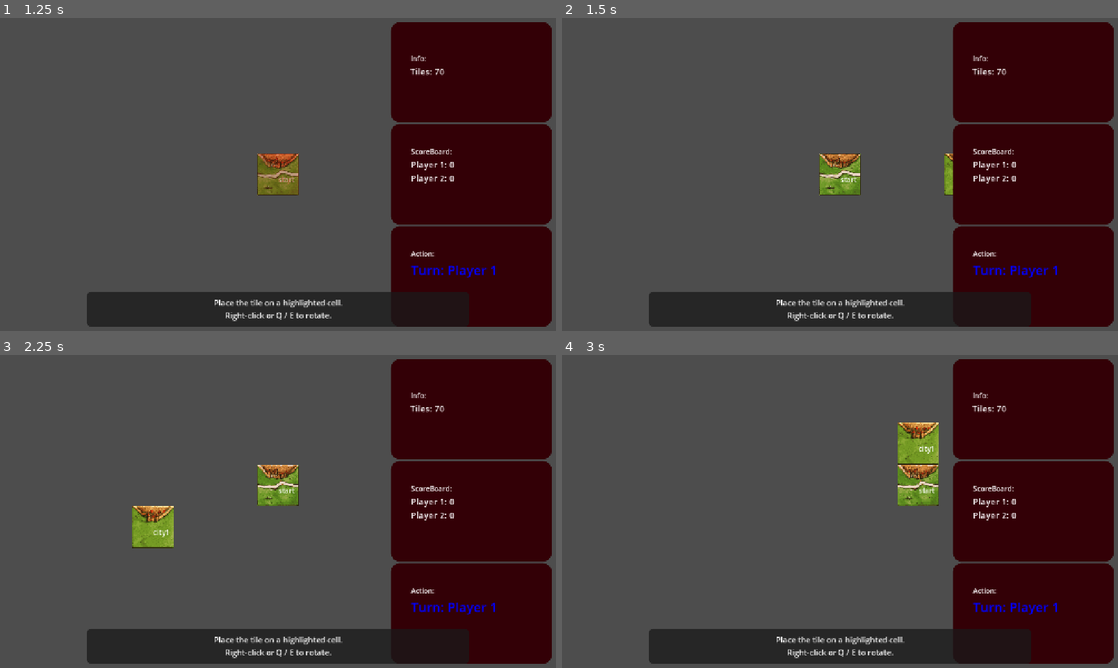
Above: before the commit, frames 1-4 (two rows, left to right).
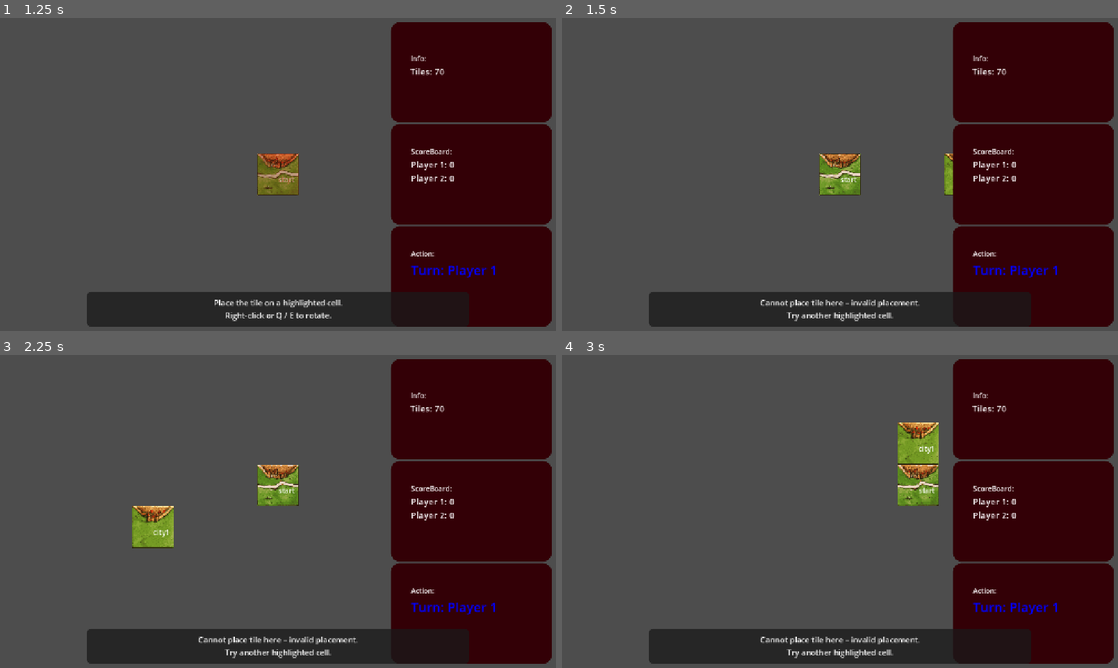
Above: after the commit, the same moments.

Repository: mrssd/Carcassonne
Game: Godot game, scene res://scenes/menu/mainMenu.tscn
The game is run twice, just before and just after one commit, with the same random seed, the same clock (stepped at 60 frames per second) and the same inputs.
Inputs (mouse positions are in pixels of both pictures, inside the frame that each line leads up to):
- Up to frame 1 (1.25 s): click "Play Now" at 0.5 s
- Up to frame 2 (1.5 s): tap Enter at 1.25 s; move the mouse to (962, 158) at 1.27 s; tap Space at 1.35 s; click (962, 158) at 1.42 s
- Up to frame 3 (2.25 s): tap Space at 1.52, 1.82, 2 s; move the mouse to (166, 527) at 2.02 s; tap S (cam_down) at 2.1 s; click (166, 527) at 2.17 s
- Up to frame 4 (3 s): tap Space at 2.27, 2.3, 2.57 s; tap Enter at 2.75 s; move the mouse to (895, 442) at 2.77 s; hold A (cam_left) from 2.78 s (still down); click (895, 442) at 2.92 s

Frame 1 is identical in both runs. In frame 2, 0.6% of the frame differs, in the area x 35-65%, y 90-97%; in frame 3, 0.6%; in frame 4, 0.6%.

Commit message:
Updating & Generalizing the Hint System in UI Manager from phase based to Generalized version + adding hint messages to TurnSystem

Diff:
--- a/scripts/core/TurnSystem.gd
+++ b/scripts/core/TurnSystem.gd
@@ -25,6 +25,7 @@
 @onready var board = $"../Board"
 @onready var game_manager = $"../GameManager"
 @onready var score_system = $"../ScoreSystem"
+@onready var UI_manager = $"../UI/UIPanel"
 
 var tile_deck: TileDeck
 var current_drawn_tile: Tile = null
@@ -89,6 +90,7 @@
 
 	var tile_data: CarcassonneTileData = tile_deck.draw_next_tile()
 	if tile_data == null:
+		UI_manager.show_hint("Game Over! No more tiles in the deck.")
 		print("No more tiles to draw. Game over!")
 		game_active = false
 		score_system.score_end_game(board)
@@ -108,6 +110,7 @@
 
 	phase = TurnPhase.PLACE_TILE
 	phase_changed.emit(phase)
+	UI_manager.show_hint("Place the tile on a highlighted cell.\nRight-click or Q / E to rotate.")
 	tile_deck.print_draw_pile()
 	print("Tile drawn for", get_current_player())
 	print("Place tile")
@@ -144,8 +147,10 @@
 		show_possible_placements([])
 		phase = TurnPhase.PLACE_MEEPLE
 		Meeple.show_placement_hints(last_placed_tile)
+		UI_manager.show_hint("Click a meeple position or press SPACE to skip.")
 		print("Tile placed. Left-click on this tile to place meeple, or press space to skip.")
 	else:
+		UI_manager.show_hint("Cannot place tile here – invalid placement.\nTry another highlighted cell.")
 		print("Cannot place tile here – invalid placement.")
 
 func place_meeple(world_click: Vector2) -> void:
@@ -153,10 +158,12 @@
 	var info = temp.get_placement_feature(last_placed_tile, world_click)
 	temp.free()
 	if score_system.is_segment_claimed(board, last_placed_cell, info["feature"]):
+		UI_manager.show_hint("That feature is already claimed")
 		print("That feature is already claimed.")
 		return
 	var placed = Meeple.try_place_on_board(board, last_placed_tile, world_click, current_player_index, remaining_meeples, MEEPLE_SCENE)
 	if placed:
+		UI_manager.show_hint("Meeple placed! Turn ending...")
 		Meeple.hide_placement_hints(last_placed_tile)
 		end_meeple_phase()
 
@@ -202,6 +209,7 @@
 		if event is InputEventMouseButton and event.pressed and event.button_index == MOUSE_BUTTON_LEFT:
 			place_meeple(board.get_global_mouse_position())
 		elif event is InputEventKey and event.pressed and event.keycode == KEY_SPACE:
+			UI_manager.show_hint("Skipping meeple placement. Turn ending...")
 			print("Skipping meeple placement")
 			Meeple.hide_placement_hints(last_placed_tile)
 			end_meeple_phase()
--- a/scripts/core/UIManager.gd
+++ b/scripts/core/UIManager.gd
@@ -18,10 +18,6 @@
 	Color.ORANGE,
 ]
 
-const PHASE_HINTS = {
-	1: "Place the tile on a highlighted cell.\nRight-click or Q / E to rotate.",
-	2: "Click a dot to place a meeple on a feature.\nPress S to skip.",
-}
 
 var hint_label: Label
 
@@ -34,7 +30,6 @@
 func _setup_connections() -> void:
 	if turn_system:
 		turn_system.turn_changed.connect(_on_turn_changed)
-		turn_system.phase_changed.connect(_on_phase_changed)
 		# Set initial turn display
 		turn_label.text = "Turn: %s" % turn_system.get_current_player()
 		_update_turn_color(turn_system.current_player_index)
@@ -102,10 +97,12 @@
 	panel.hide()
 	hint_label.set_meta("panel", panel)
 
-func _on_phase_changed(phase: int) -> void:
+
+func show_hint(message: String) -> void:
+	hint_label.text = message
 	var panel = hint_label.get_meta("panel")
-	if PHASE_HINTS.has(phase):
-		hint_label.text = PHASE_HINTS[phase]
-		panel.show()
-	else:
-		panel.hide()
+	panel.show()
+
+func hide_hint() -> void:
+	var panel = hint_label.get_meta("panel")
+	panel.hide()
